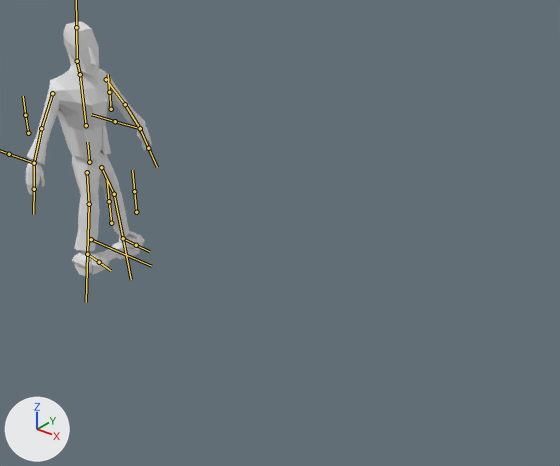
A saved change to the FBX model Assets/Models/CharFBX_Modern/CharAnim_ModHoverMan.fbx.
Camera for both pictures: a camera (50 mm lens) standing at (20.51, -17.57, 13.08) and looking at (7.98, -1.9, 3.37). Every picture has the same lights, and +X, +Y and +Z are marked at lower left. The bones that bend it are drawn over the model as lines.

In view in the first picture: 'Hoverboard', 'JacketMan'.
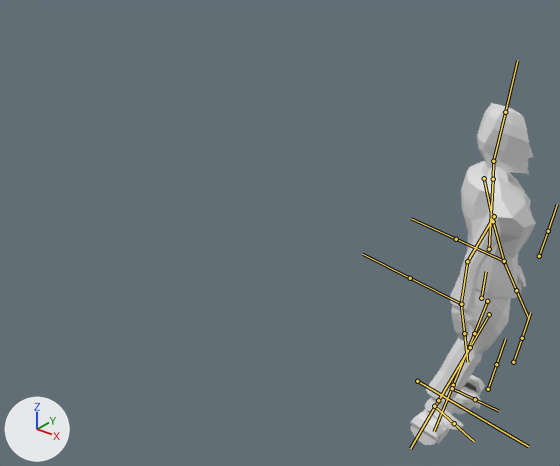
The newer file adds an action. The first version stands in its rest pose; the second is drawn at frame 101 of the action 'Anim_JacketMan|HoverboardMoveLook'.

The edits, one by one:
Bone 'Bone' (bone_bone) moves from (0.0, 0.0, 0.0) to (0.06, 10.91, 0.0).
Bone 'Bone' (bone_bone) turns from (0, 0, 0) to (0, 0, 8) degrees about its own x, y and z.
Bone 'Stomach' (bone_stomach) moves from (0.0, 0.0, 0.0) to (0.44, 0.16, 0.0).
Bone 'Stomach' (bone_stomach) turns from (0, 0, 0) to (-1, 29, 8) degrees about its own x, y and z.
Bone 'Chest' (bone_chest) turns from (0, 0, 0) to (0, 2, 3) degrees about its own x, y and z.
Bone 'Head' (bone_head) turns from (0, 0, 0) to (-2, 16, -1) degrees about its own x, y and z.
Bone 'Shoulder.L' (bone_shoulder_l) turns from (0, 0, 0) to (-33, -26, 4) degrees about its own x, y and z.
Bone 'Shoulder.R' (bone_shoulder_r) turns from (0, 0, 0) to (38, 46, 64) degrees about its own x, y and z.
Bone 'Arm.R' (bone_arm_r) turns from (0, 0, 0) to (15, 0, 3) degrees about its own x, y and z.
Bone 'Tight.L' (bone_tight_l) turns from (0, 0, 0) to (23, 6, 9) degrees about its own x, y and z.
Bone 'Leg.L' (bone_leg_l) turns from (0, 0, 0) to (6, 1, -15) degrees about its own x, y and z.
Bone 'Tight.R' (bone_tight_r) turns from (0, 0, 0) to (42, 35, 13) degrees about its own x, y and z.
Bone 'Leg.R' (bone_leg_r) turns from (0, 0, 0) to (-6, -1, -15) degrees about its own x, y and z.
Bone 'IKFeet.L' (bone_ikfeet_l) moves from (0.0, 0.0, 0.0) to (-0.28, 0.0, 0.0).
Bone 'IKFeet.L' (bone_ikfeet_l) turns from (0, 0, 0) to (0, 0, 12) degrees about its own x, y and z.
Bone 'IKFeet.R' (bone_ikfeet_r) moves from (0.0, 0.0, 0.0) to (0.27, 0.0, 0.0).
Bone 'IKFeet.R' (bone_ikfeet_r) turns from (0, 0, 0) to (0, 0, -6) degrees about its own x, y and z.

Where the change shows, as pixel boxes (x1, y1, x2, y2) in the pictures (560 x 466 px):
'JacketMan', posed (12% narrower, 34% taller): before (26, 22, 152, 266); after (425, 103, 536, 430)
'Hoverboard', posed (54% taller): before (72, 231, 145, 276); after (410, 375, 485, 445)
bone 'Bone', root to tip: before (91, 239) to (151, 266); after (417, 381) to (528, 446)
bone 'Stomach', root to tip: before (89, 162) to (87, 142); after (481, 298) to (486, 271)
bone 'Chest', root to tip: before (86, 125) to (80, 74); after (489, 249) to (493, 179)
bone 'Head', root to tip: before (77, 61) to (76, 27); after (493, 161) to (505, 112)
bone 'Shoulder.L', root to tip: before (106, 79) to (125, 104); after (484, 178) to (493, 221)
bone 'Shoulder.R', root to tip: before (52, 93) to (41, 128); after (494, 216) to (467, 261)
bone 'Arm.R', root to tip: before (41, 128) to (34, 163); after (467, 261) to (461, 304)
bone 'Tight.L', root to tip: before (101, 167) to (114, 194); after (487, 301) to (474, 333)
bone 'Leg.L', root to tip: before (114, 194) to (123, 238); after (474, 333) to (453, 385)
bone 'Tight.R', root to tip: before (87, 172) to (89, 204); after (489, 314) to (470, 347)
bone 'Leg.R', root to tip: before (89, 204) to (87, 254); after (470, 347) to (438, 400)
bone 'IKFeet.L', root to tip: before (123, 238) to (122, 238); after (452, 388) to (451, 388)
bone 'IKFeet.R', root to tip: before (87, 254) to (87, 254); after (434, 406) to (434, 405)
